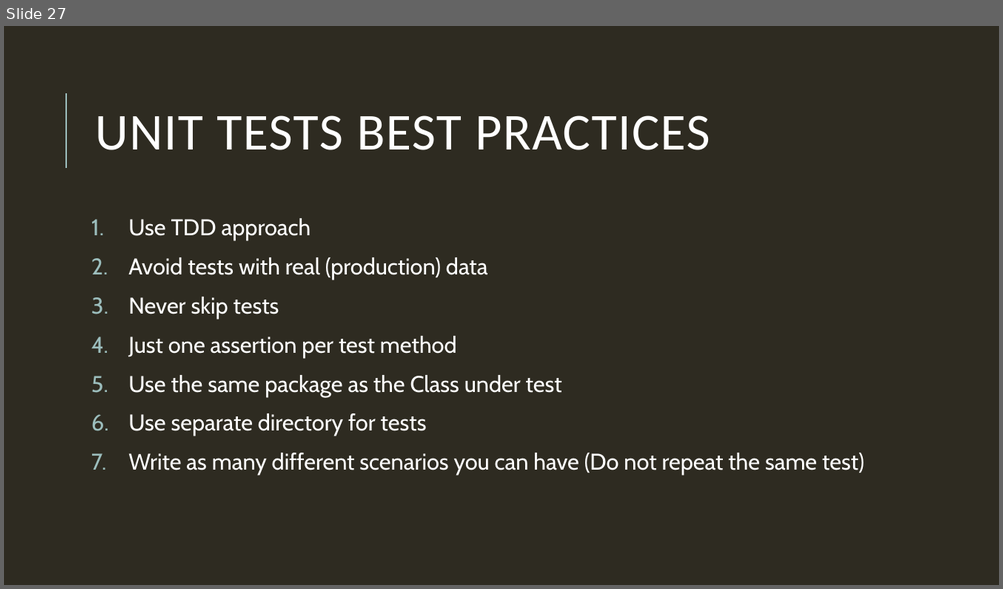
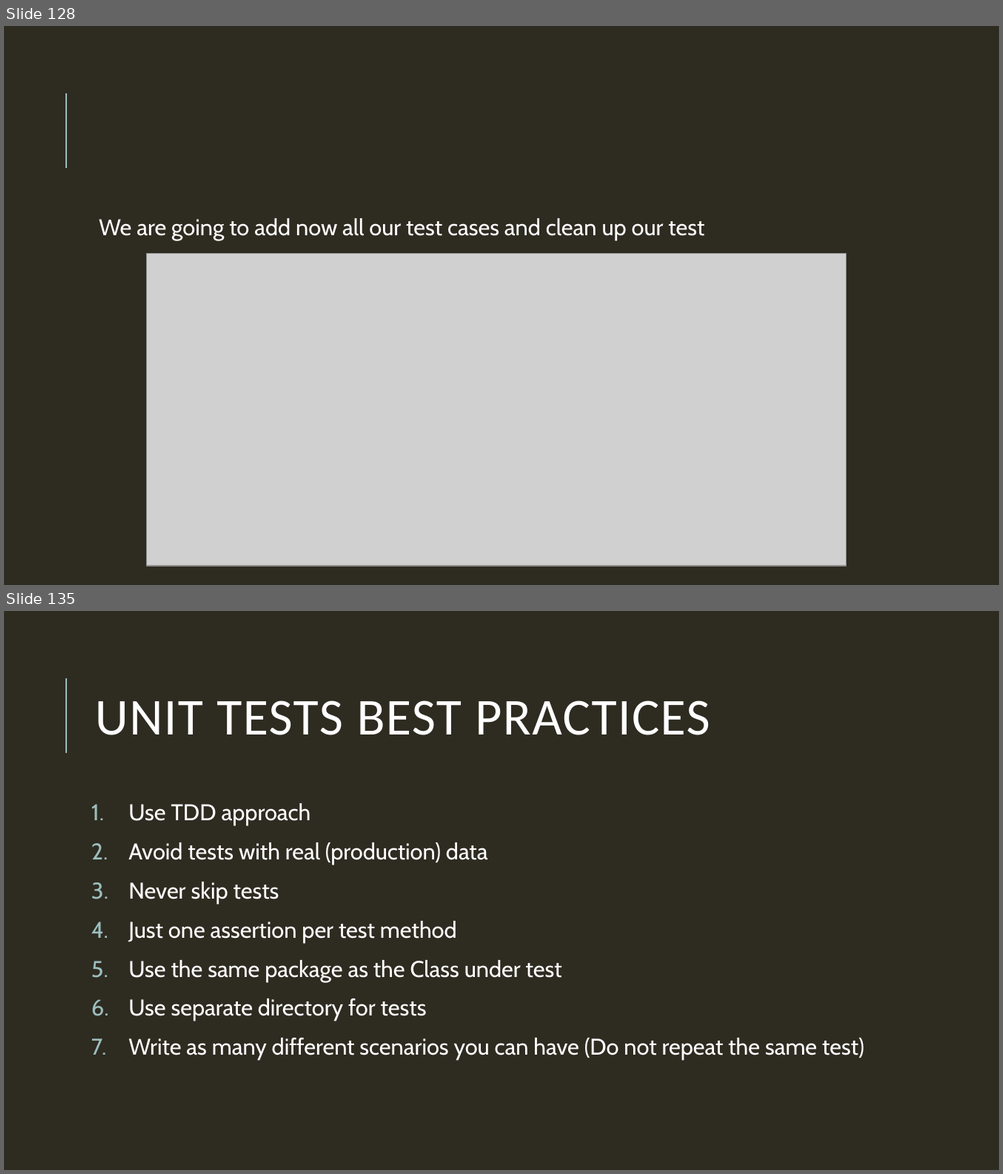
Before and after one commit to DevelopersDelicias/tdd_workshop, a slide deck: tdd_ws.pptx. Shown one above the other, each under a label of ours: slide 27 before the commit, slides 128 and 135 after it; the slides between them are not shown. The pictures are 1003x589 and 1003x1174 pixels, drawn with LibreOffice and Linux fonts; fonts in the diff are those of the drawing; grey boxes stand for pictures. Boxes give left, top, right and bottom in pixels: in the first picture for what was removed or moved away, otherwise in the second. Text is boxed around its words. In the diff, an @@ line names an element or a change of style, - is before the commit and + after.

```diff
--- a/tdd_ws.pptx
+++ b/tdd_ws.pptx
@@ slide 128 added at <box>4,26,999,585</box>, background #2E2B21; not listed: 1 template element that a slide beside it also shows @@
@@ text added at <box>99,218,704,241</box>, 22 pt, text #FFFFFF @@
+  We are going to add now all our test cases and clean up our test
@@ picture added at <box>147,254,845,567</box> @@
@@ what was slide 27 is now slide 135 @@
```
Also in this commit, not shown: 8 slides changed, 108 other slides added, 1 slide removed.
